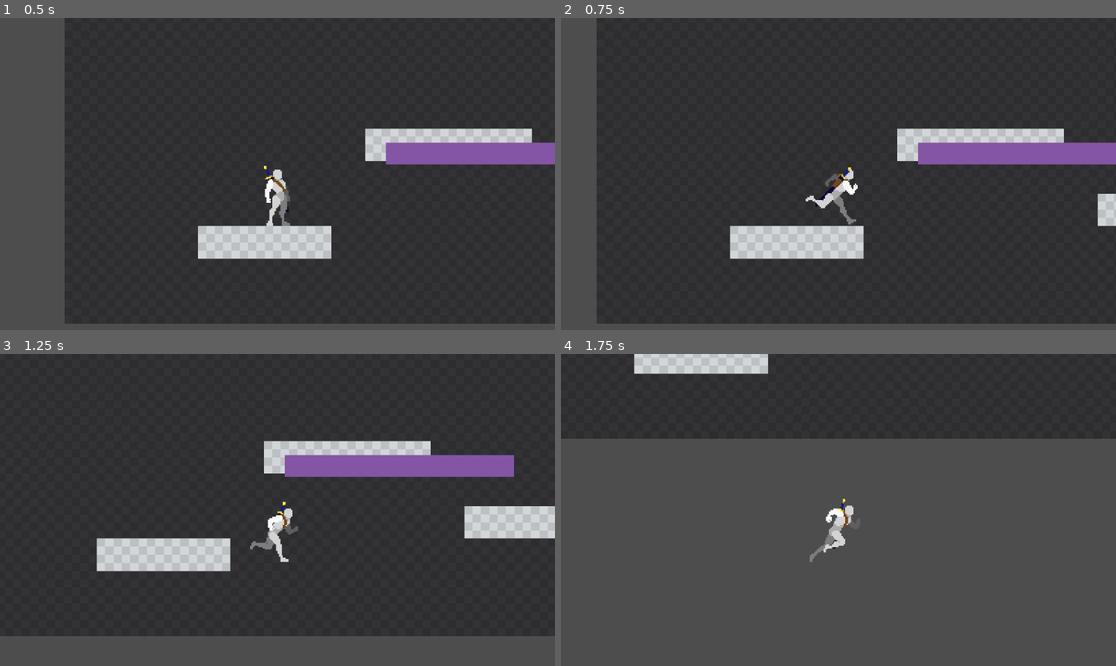
Above: before the commit, frames 1-4 (two rows, left to right).
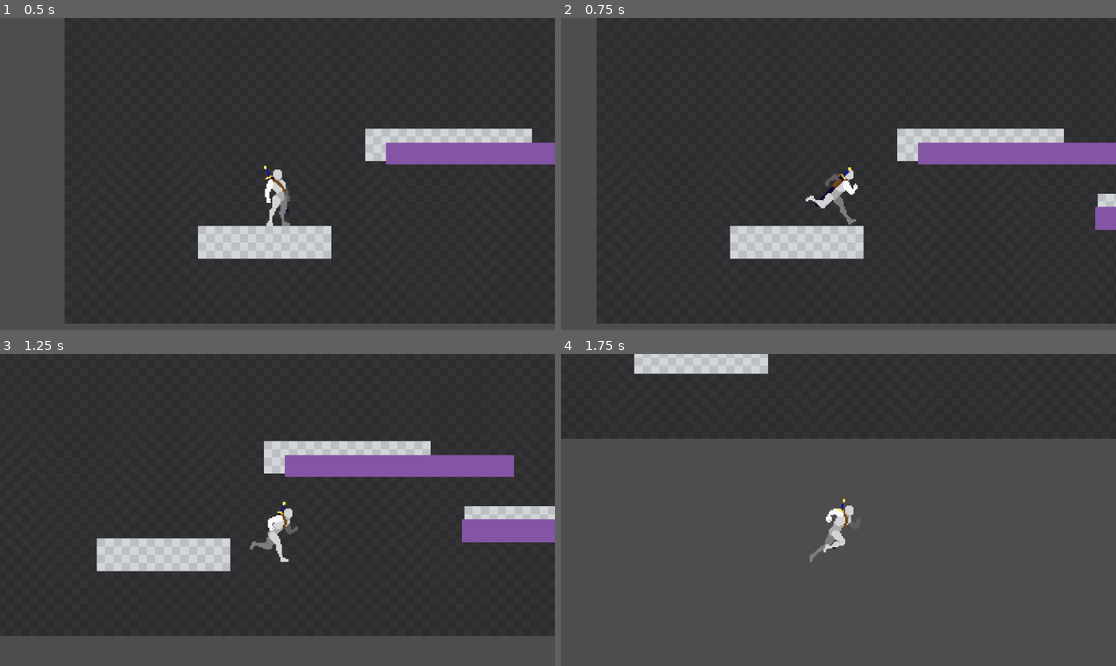
Above: after the commit, the same moments.

Repository: Lidrial/projet_69
Game: Godot game, scene res://demo_level.tscn
Two runs of this game, one before a commit and one after it. Both use one fixed random seed, a clock stepped at 60 frames per second and the inputs below. This scene is started directly instead of the project's main scene.
Inputs:
- Up to frame 1 (0.5 s): no input
- Up to frame 2 (0.75 s): tap Enter (ui_accept) at 0.5 s; hold D (input_move_right) from 0.53 s (still down); hold Shift (input_shift) from 0.53 s (still down)
- Up to frame 3 (1.25 s): keep holding D (input_move_right); keep holding Shift (input_shift); tap Enter (ui_accept) at 0.77 s
- Up to frame 4 (1.75 s): keep holding D (input_move_right); release Shift (input_shift) at 1.28 s; tap Space (input_space) at 1.35 s; tap Enter (ui_accept) at 1.52 s

Frame 1 is identical in both runs. In frame 2, 0.3% of the frame differs, in the area x 96-100%, y 60-68%; in frame 3, 1.3%, in the area x 83-100%, y 52-61%; in frame 4, nothing differs.

Commit message:
detection clore range non finie

Diff:
--- a/mob_cthulu.tscn
+++ b/mob_cthulu.tscn
@@ -342,8 +342,6 @@
 shape = SubResource("CapsuleShape2D_oqq6f")
 
 [node name="StaticBody2D" type="StaticBody2D" parent="."]
-process_mode = 4
-visible = false
 position = Vector2(-264, -370)
 collision_layer = 15
 collision_mask = 15
@@ -380,4 +378,22 @@
 scale = Vector2(11.4907, 0.558573)
 color = Color(0.517647, 0.333333, 0.647059, 1)
 
+[node name="StaticBody2D3" type="StaticBody2D" parent="."]
+position = Vector2(139, -412)
+collision_layer = 15
+collision_mask = 15
+
+[node name="CollisionShape2D" type="CollisionShape2D" parent="StaticBody2D3"]
+position = Vector2(496, 491)
+scale = Vector2(1.12783, 1.12783)
+shape = SubResource("RectangleShape2D_qu525")
+
+[node name="ColorRect" type="ColorRect" parent="StaticBody2D3"]
+offset_left = 267.0
+offset_top = 480.0
+offset_right = 307.0
+offset_bottom = 520.0
+scale = Vector2(11.4907, 0.558573)
+color = Color(0.517647, 0.333333, 0.647059, 1)
+
 [connection signal="body_entered" from="CthuluBody2D/Area2D" to="CthuluBody2D" method="_on_area_2d_body_entered"]
